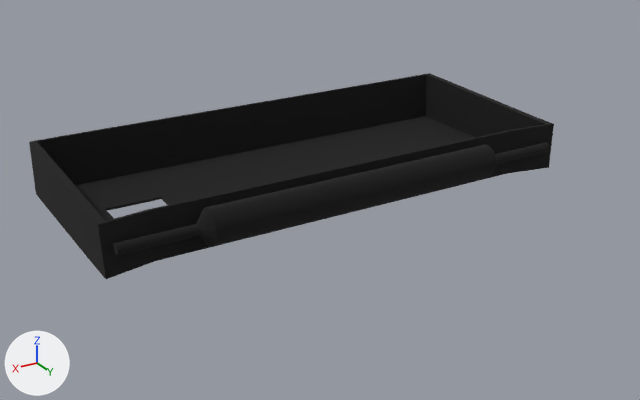
Renders of the Blender file case/stl_to_print/blender/box_upper.blend from each side of a commit.
Before and after are seen from a 50 mm camera at (126.5, 195.9, 104.4) aimed at (1.6, -12.3, 0.3). The axes (+X, +Y, +Z) are drawn at lower left. The lights are the same throughout. The older version comes first.

Objects in the first picture: 'Box_Upper'.
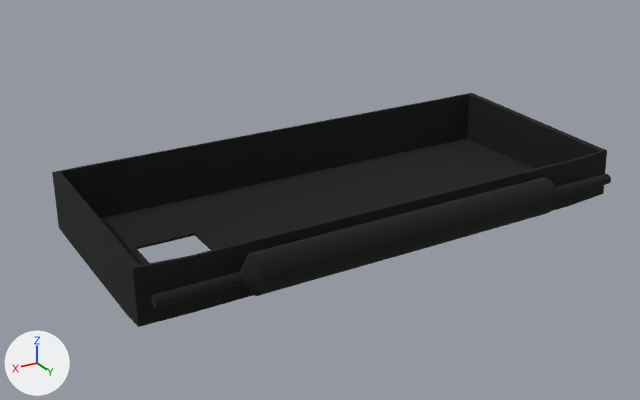
ob_dobradiça is not drawn itself; it is the parent of ob_box_upper.

What differs and where, as boxes (x1, y1, x2, y2) in the pictures (640 x 400 px):
'Box_Upper', reshaped, moved, turned, rescaled, modifiers changed
    before: (29, 73, 554, 279)
    after: (52, 93, 611, 327)
part 1 of me_plane_004, deleted
    before: (29, 73, 554, 279)
part 2 of me_plane_004, reshaped
    before: (30, 73, 553, 255)
    after: (122, 144, 607, 327)

The change, as a list of edits to the scene's bpy script:
```text
Change me_plane_004:
    used by ob_box_upper; parent = ob_dobradiça; location = (-0.187, -3.456, -0.701); scale = (6.88, 2.8, 2.31)
    remove me_plane_004.from_pydata(...)  # 8508 vertices, 7064 faces; spans x -1.1..1.07, y -1.14..1.4, z -0.05..0.69
    add me_plane_004.from_pydata(...)  # 1768 vertices, 1710 faces; spans x -1.07..1.04, y -1.11..1.4, z -0.01..0.69
    me_plane_004 part 1: 631 loose pieces with 5196 vertices, spanning x -1.1..1.07, y -1.14..1.4, z -0.05..0.69, are deleted
    me_plane_004 part 2: 1552 vertices removed from x -1.1..1.07, y -1.14..1.4, z -0.01..0.69; 8 vertices added at x -1.07..1.04, y 1.05..1.08, z 0.0..0.6
Change ob_dobradiça:
    ob_dobradiça.rotation_euler: (0.00936, 0.0, 0.0) -> (0.0, 0.0, 0.0)  # degrees (0.5, 0, 0) -> degrees (0, 0, 0)
    ob_dobradiça.scale: (10.0, 10.0, 10.0) -> (1.0, 1.0, 1.0)
    ob_dobradiça.location: (0.254, 3.408, 7.94) -> (0.254, 0.282, 0.619)
Change ob_box_upper:
    add ob_box_upper.matrix_parent_inverse = Matrix(((1.0, 0.0, 0.0, 0.0), (0.0, 0.522, -0.853, -2.074), (0.0, 0.853, 0.522, -9.528), (0.0, 0.0, 0.0, 1.0)))
    ob_box_upper.location: (-0.187, -3.456, -0.701) -> (-0.187, 6.741, 6.165)
    ob_box_upper.rotation_euler: (0.0, 0.0, 0.0) -> (-1.022, 0.0, 0.0)  # degrees (0, 0, 0) -> degrees (-59, 0, 0)
    ob_box_upper.scale: (6.88, 2.8, 2.31) -> (68.0, 28.0, 23.1)
    add _m = ob_box_upper.modifiers.new('Solidify', 'SOLIDIFY')
    add _m.thickness = 0.03
    add _m.use_even_offset = True
```
